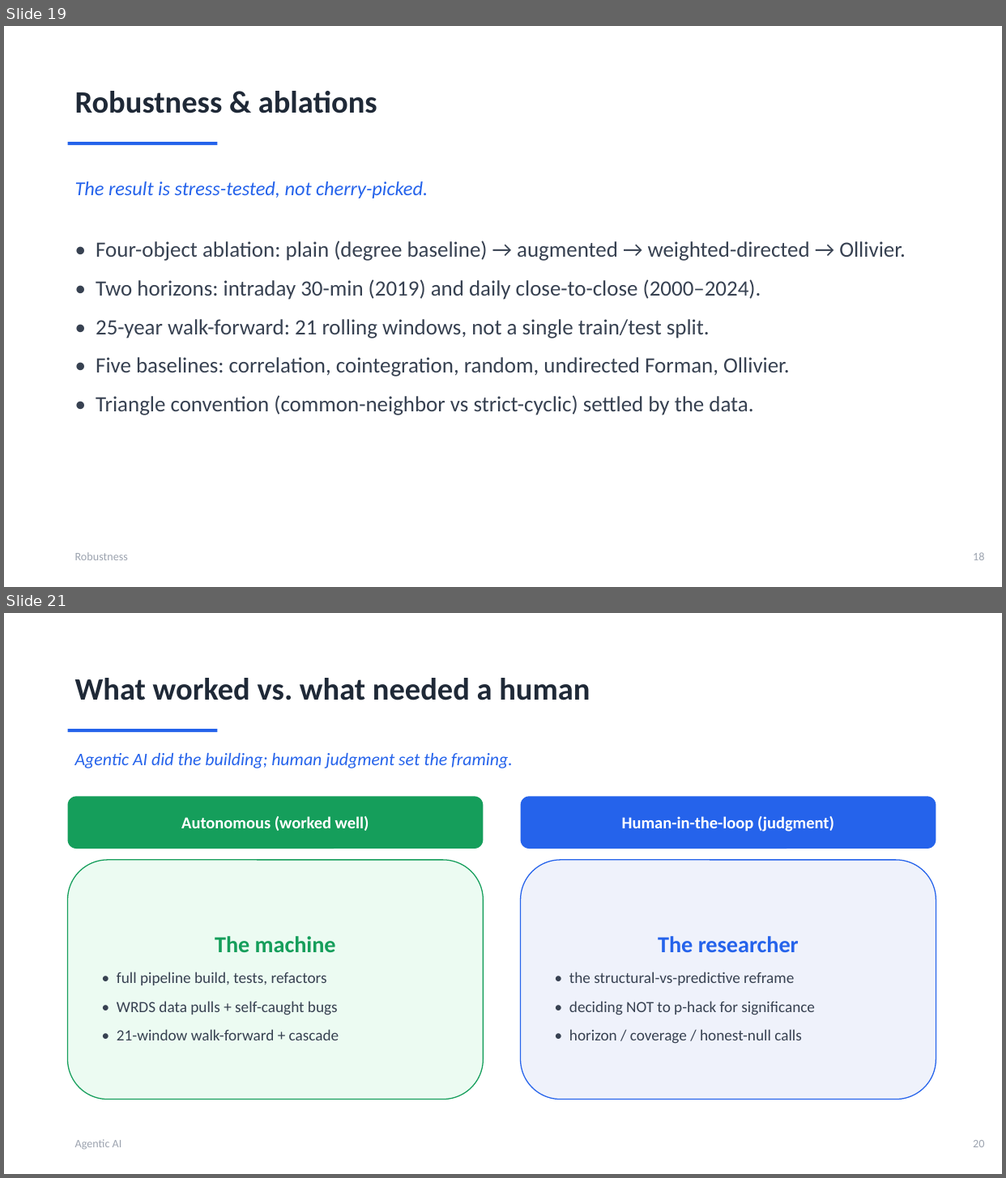
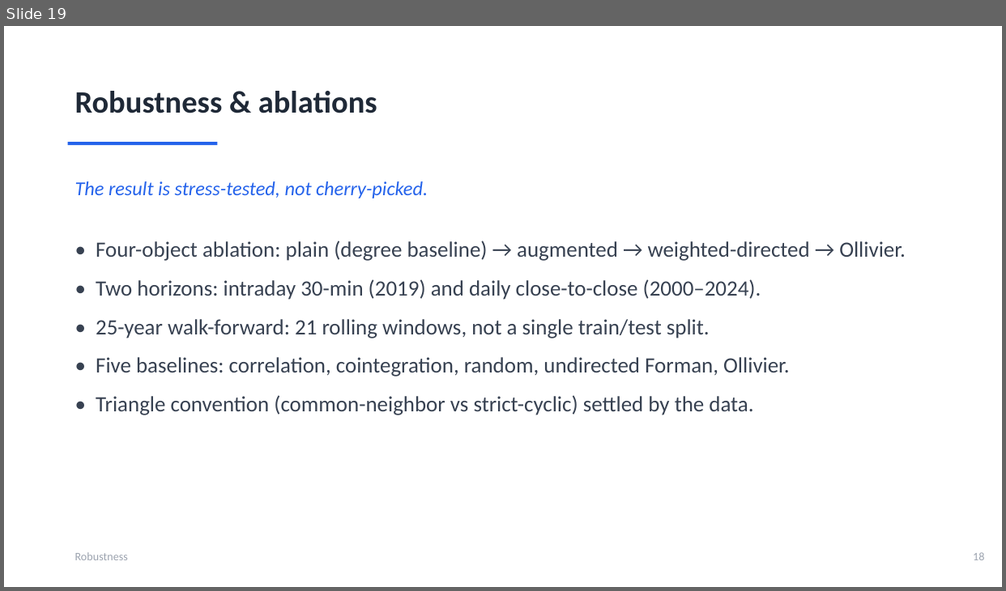
Before and after one commit to ivan-sit/Curvature-Lead-Lag-Model, a slide deck: slides/Ricci_Curvature_LeadLag.pptx. Shown one above the other, each under a label of ours: slides 19 and 21 before the commit, slide 19 after it; the slides between them are not shown. The pictures are 1006x1178 and 1006x591 pixels, drawn with LibreOffice and Linux fonts; fonts in the diff are those of the drawing. Boxes give left, top, right and bottom in pixels: in the first picture for what was removed or moved away, otherwise in the second. Text is boxed around its words. In the diff, an @@ line names an element or a change of style, - is before the commit and + after.

```diff
--- a/slides/Ricci_Curvature_LeadLag.pptx
+++ b/slides/Ricci_Curvature_LeadLag.pptx
@@ slide 21 removed at [4,613,1002,1174], background #FFFFFF @@
@@ text removed at [75,678,590,700] @@
-What worked vs. what needed a human
@@ rectangle removed at [68,729,217,732] @@
@@ text removed at [75,753,513,769] @@
-Agentic AI did the building; human judgment set the framing.
@@ rounded rectangle removed at [68,796,484,849] @@
-Autonomous (worked well)
@@ rounded rectangle removed at [521,796,936,849] @@
-Human-in-the-loop (judgment)
@@ rounded rectangle removed at [68,860,484,1100] @@
-The machine
-• full pipeline build, tests, refactors
-• WRDS data pulls + self-caught bugs
-• 21-window walk-forward + cascade
@@ rounded rectangle removed at [521,860,936,1100] @@
-The researcher
-• the structural-vs-predictive reframe
-• deciding NOT to p-hack for significance
-• horizon / coverage / honest-null calls
@@ text removed at [75,1139,122,1149] @@
-Agentic AI
@@ text removed at [973,1140,984,1148] @@
-20
```
Also in this commit, not shown: 3 slides changed, 1 slide added, 1 other slide removed, 2 other files.
